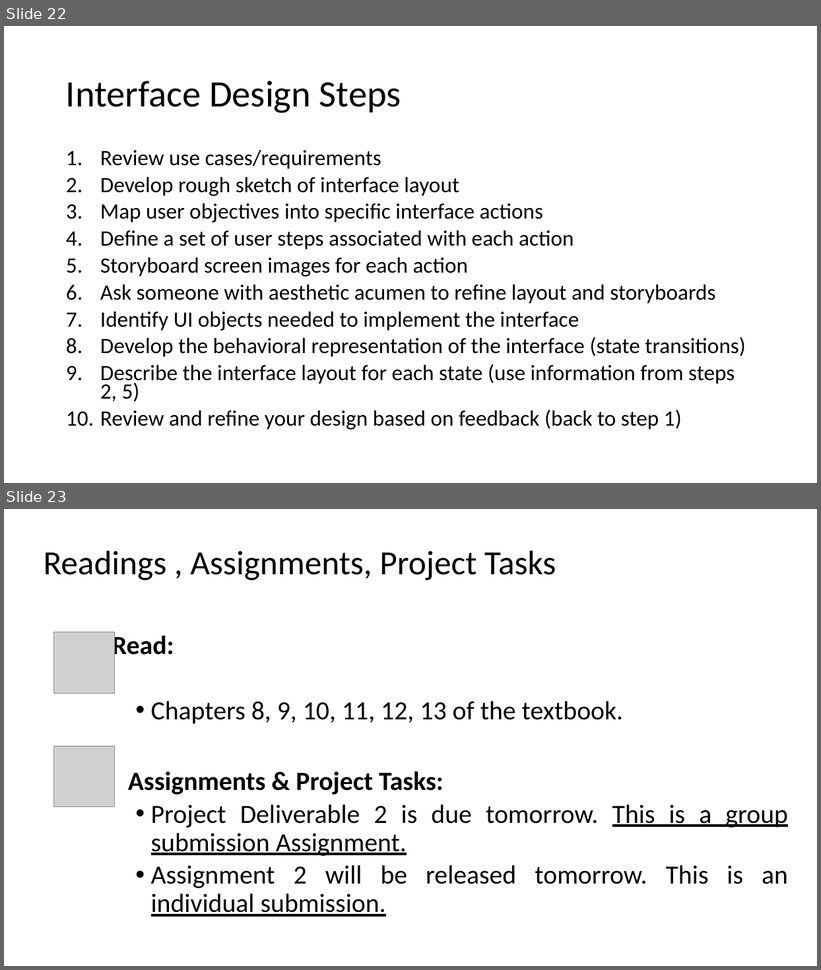
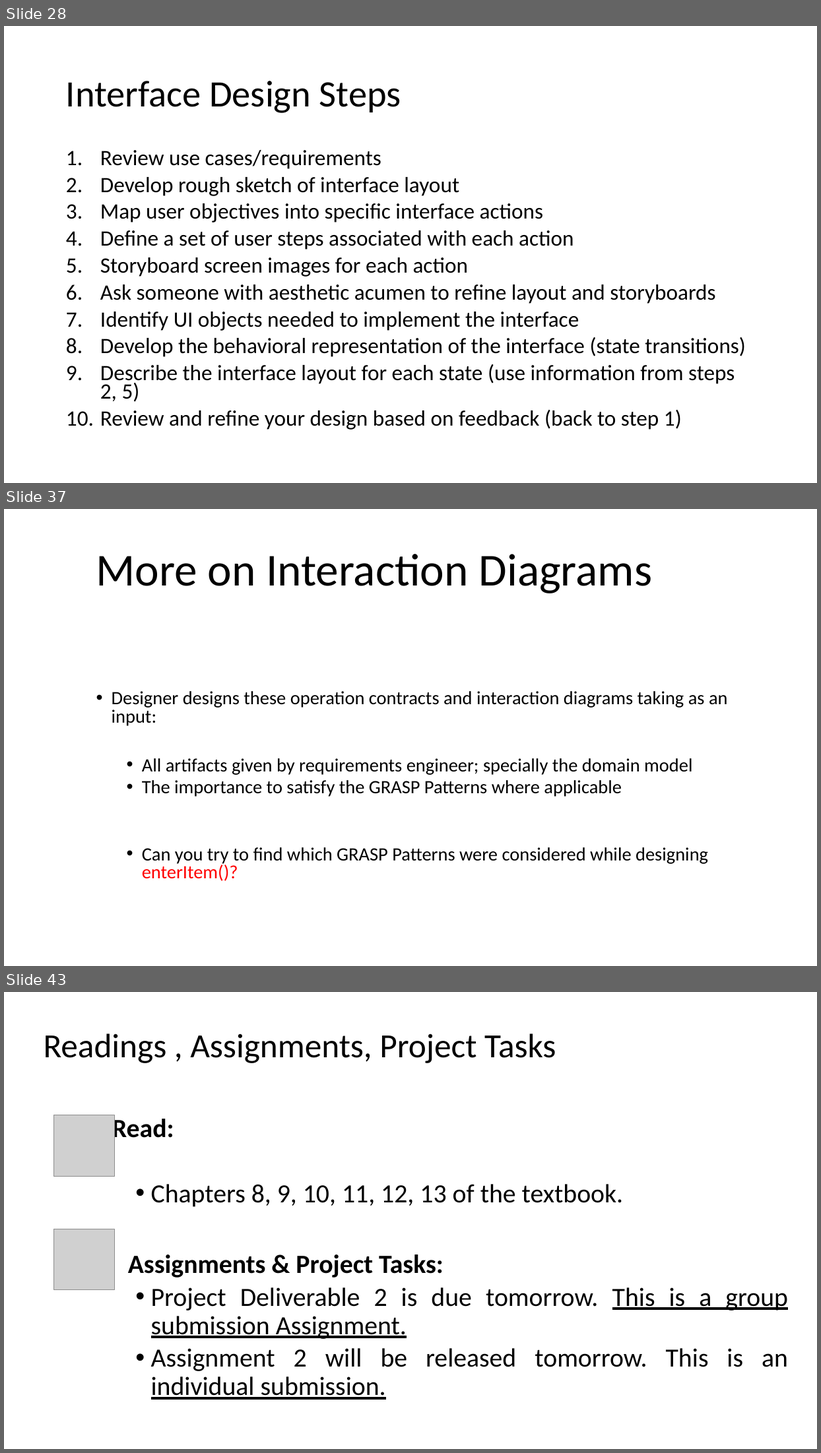
Before and after one commit to kthanasi-git/SW_Engineering, a slide deck: SOFTWARE ENGINEERING/SLIDES/9- Design Priciples III.pptx. Shown one above the other, each under a label of ours: slides 22 and 23 before the commit, slides 28, 37 and 43 after it; the slides between them are not shown. The pictures are 821x970 and 821x1453 pixels, drawn with LibreOffice and Linux fonts; fonts in the diff are those of the drawing; grey boxes stand for pictures. Boxes give left, top, right and bottom in pixels: in the first picture for what was removed or moved away, otherwise in the second. Text is boxed around its words. In the diff, an @@ line names an element or a change of style, - is before the commit and + after.

```diff
--- a/SOFTWARE ENGINEERING/SLIDES/9- Design Priciples III.pptx
+++ b/SOFTWARE ENGINEERING/SLIDES/9- Design Priciples III.pptx
@@ slide 37 added at (4,509,817,966), background #FFFFFF @@
@@ title added at (96,554,653,593), 54 pt, text #000000 @@
+More on Interaction Diagrams
@@ text added at (112,691,728,881), 22.2 pt, text #000000 @@
+• Designer designs these operation contracts and interaction diagrams taking as an input:
+  • All artifacts given by requirements engineer; specially the domain model
+  • The importance to satisfy the GRASP Patterns where applicable
+  • Can you try to find which GRASP Patterns were considered while designing enterItem()?
@@ what was slide 22 is now slide 28 @@
@@ what was slide 23 is now slide 43 @@
```
Also in this commit, not shown: 1 slide changed, 19 other slides added, 6 other files.
